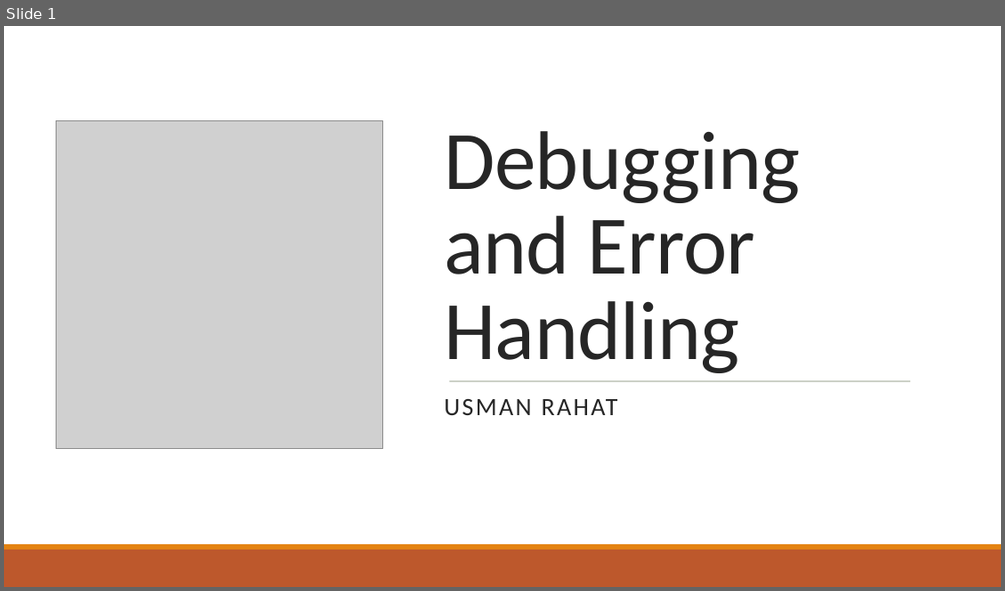
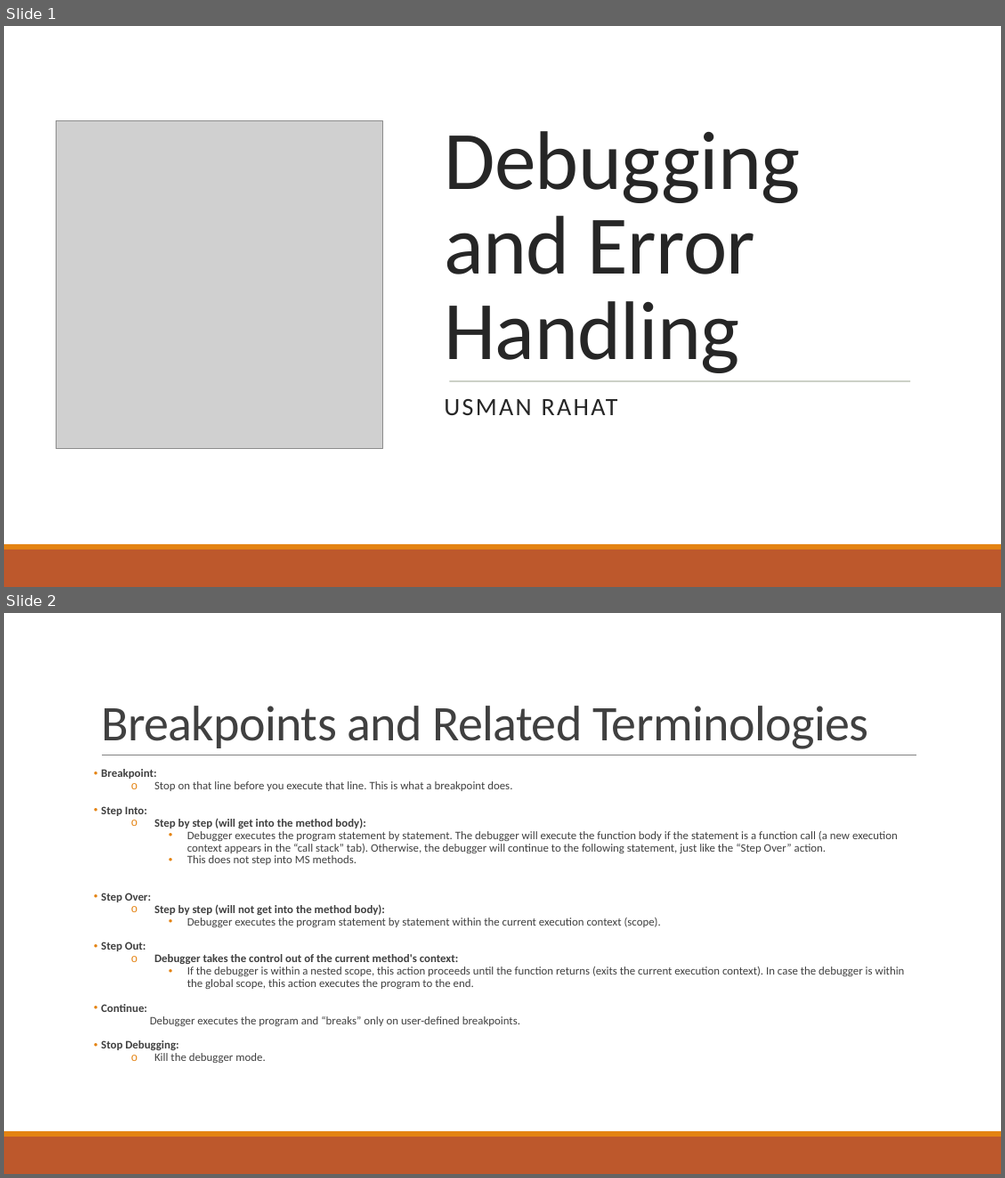
Before and after one commit to Usman-93/Debugging_and_Error_Handling, a slide deck: Debugging_and_Error_Handling_Slides.pptx. Shown one above the other, each under a label of ours: slide 1 before the commit, slides 1 and 2 after it. The pictures are 1005x591 and 1005x1178 pixels, drawn with LibreOffice and Linux fonts; fonts in the diff are those of the drawing; grey boxes stand for pictures. Boxes give left, top, right and bottom in pixels: in the first picture for what was removed or moved away, otherwise in the second. Text is boxed around its words. In the diff, an @@ line names an element or a change of style, - is before the commit and + after.

```diff
--- a/Debugging_and_Error_Handling_Slides.pptx
+++ b/Debugging_and_Error_Handling_Slides.pptx
@@ slide 2 added at [4, 613, 1001, 1174], background #FFFFFF @@
@@ title added at [101, 706, 868, 749], 48 pt, text #404040 @@
+Breakpoints and Related Terminologies
@@ text added at [101, 769, 905, 1062], 11 pt, text #404040 @@
+• Breakpoint:
+  o Stop on that line before you execute that line. This is what a breakpoint does.
+• Step Into:
+  o Step by step (will get into the method body):
+    • Debugger executes the program statement by statement. The debugger will execute the function body if the statement is a function call (a new execution context appears in the “call stack” tab). Otherwise, the debugger will continue to the following statement, just like the “Step Over” action.
+    • This does not step into MS methods.
+• Step Over:
+  o Step by step (will not get into the method body):
+    • Debugger executes the program statement by statement within the current execution context (scope).
+• Step Out:
+  o Debugger takes the control out of the current method's context:
+    • If the debugger is within a nested scope, this action proceeds until the function returns (exits the current execution context). In case the debugger is within the global scope, this action executes the program to the end.
+• Continue:
+  Debugger executes the program and “breaks” only on user-defined breakpoints.
+• Stop Debugging:
+  o Kill the debugger mode.
@@ line added from (102, 755) to (917, 755), #808080 0.5 pt @@
@@ rectangle added at [4, 1136, 1001, 1174], fill #BD582C @@
@@ rectangle added at [4, 1131, 1001, 1136], fill #E48312 @@
```
Also in this commit, not shown: 1 other slide added, 1 slide removed.
